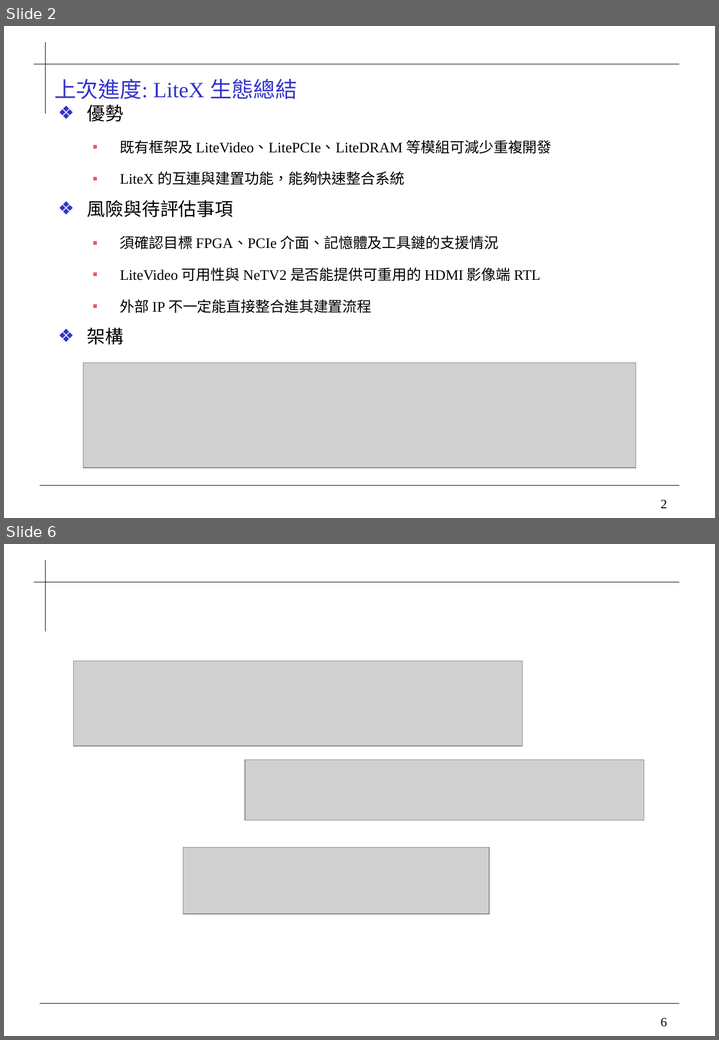
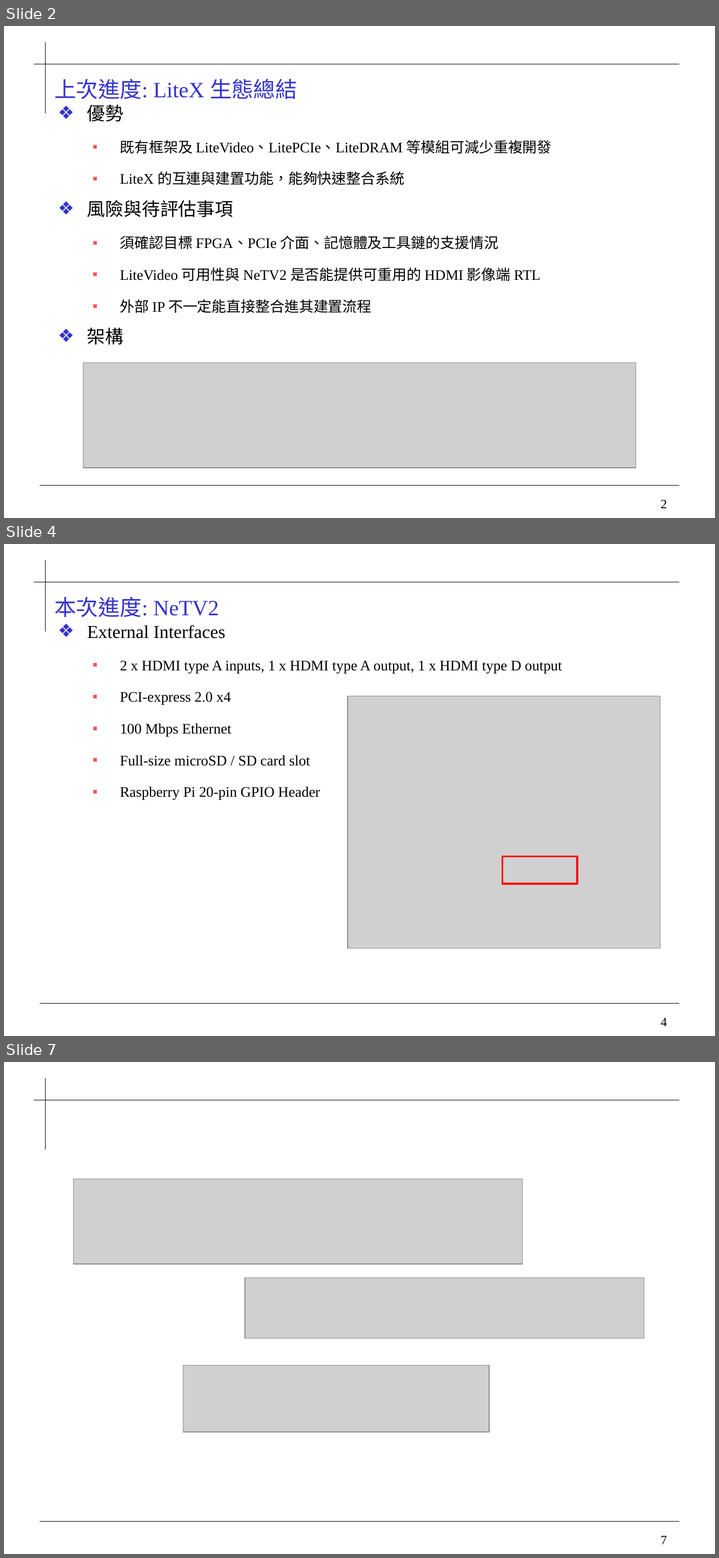
Before and after one commit to 0ilasis0/home, a slide deck: Onyx_進度報告_1020.pptx. Shown one above the other, each under a label of ours: slides 2 and 6 before the commit, slides 2, 4 and 7 after it; the slides between them are not shown. The pictures are 719x1040 and 719x1558 pixels, drawn with LibreOffice and Linux fonts; fonts in the diff are those of the drawing; grey boxes stand for pictures; background and template pictures are left out. Boxes give left, top, right and bottom in pixels: in the first picture for what was removed or moved away, otherwise in the second. Text is boxed around its words. In the diff, an @@ line names an element or a change of style, - is before the commit and + after.

```diff
--- a/Onyx_進度報告_1020.pptx
+++ b/Onyx_進度報告_1020.pptx
@@ slide 4 added at [4,544,715,1036], background #FFFFFF; not listed: 4 template elements that a slide beside it also shows @@
@@ title added at [54,597,218,617], 24 pt, text #3333CC @@
+本次進度: NeTV2
@@ text added at [87,625,562,800], 16 pt, text #000000 @@
+❖ External Interfaces
+  ▪ 2 x HDMI type A inputs, 1 x HDMI type A output, 1 x HDMI type D output
+  ▪ PCI-express 2.0 x4
+  ▪ 100 Mbps Ethernet
+  ▪ Full-size microSD / SD card slot
+  ▪ Raspberry Pi 20-pin GPIO Header
@@ picture added at [347,696,660,948] @@
@@ rectangle added at [502,856,577,884], outline #FF0000 2 pt @@
@@ what was slide 6 is now slide 7 @@
@@ page number at [660,1536,667,1544]: text changed @@
-6
+7
```
Also in this commit, not shown: 1 slide changed, 2 other slides added, 2 slides removed, 1 other file.
